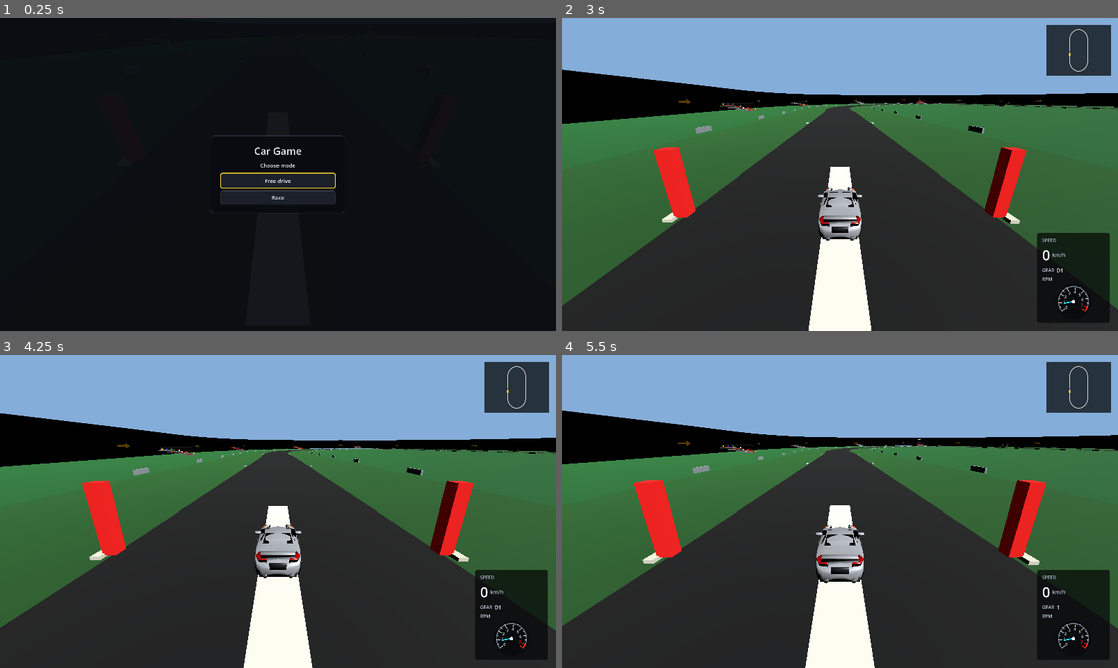
Above: before the commit, frames 1-4 (two rows, left to right).
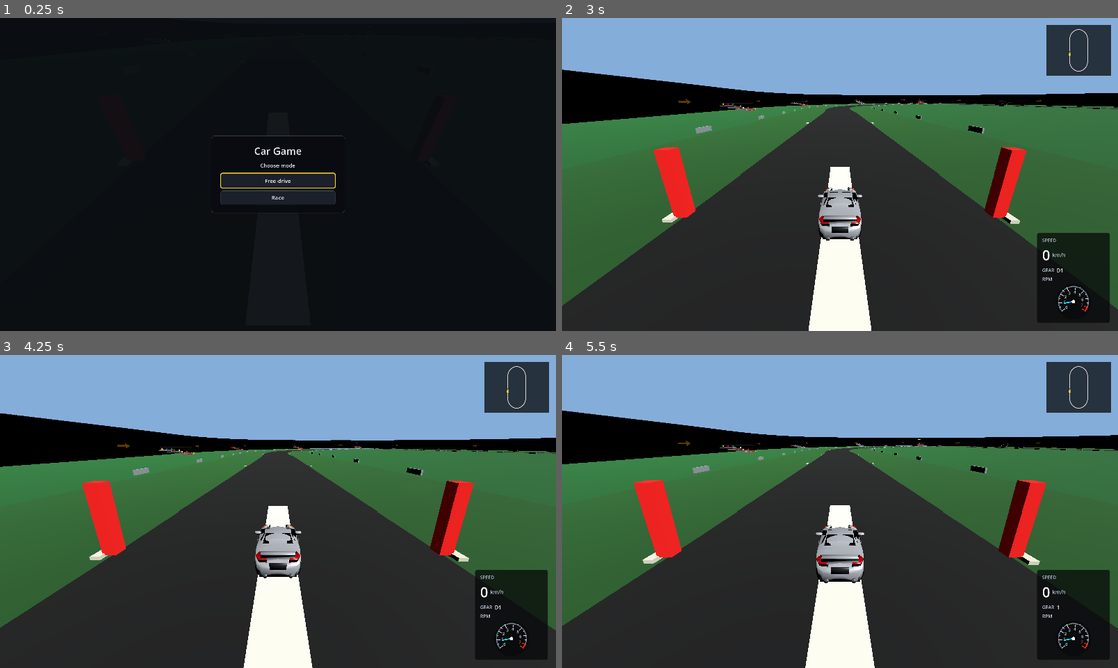
Above: after the commit, the same moments.

Repository: Dziuras98/car-game
Game: Godot game, scene res://scenes/startup.tscn
The game is run twice, just before and just after one commit, with the same random seed, the same clock (stepped at 60 frames per second) and the same inputs.
Inputs:
- Up to frame 1 (0.25 s): no input
- Up to frame 2 (3 s): click "Free drive" at 0.5 s; click "Simple oval" at 1.25 s; click "Nissan 370Z" at 2 s; click "370Z automatic" at 2.75 s
- Up to frame 3 (4.25 s): tap Enter at 3.5 s; hold Right (steer-right) from 3.53 s (still down); tap C (camera-back) at 3.6 s
- Up to frame 4 (5.5 s): release Right (steer-right) at 4.28 s; hold Down (brake) 4.28-5.03 s; tap T (switch-car) at 4.35 s; tap R (reset-car) at 5 s; hold Right (steer-right) from 5.03 s (still down); tap C (camera-back) at 5.1 s

The runs differ from the first frame. In frame 2, less than 0.1% of the frame differs, in the area x 0-95%, y 24-91%; in frame 3, less than 0.1%, in the area x 0-86%, y 26-87%; in frame 4, less than 0.1%.

Commit message:
Derive track width from curvature

Diff:
--- a/scripts/track/track_layout_builder.gd
+++ b/scripts/track/track_layout_builder.gd
@@ -4,6 +4,8 @@
 const DEFAULT_TRACK_LAYOUT: TrackLayoutResource = preload("res://resources/tracks/simple_oval.tres")
 const MIN_TRACK_WIDTH: float = 0.1
 const MAX_WIDTH_VARIATION: float = 0.45
+const MIN_CURVATURE_SEGMENT_LENGTH: float = 0.01
+const CURVATURE_FOR_FULL_WIDTH_VARIATION: float = 0.04
 
 
 func build(config: TrackGenerationConfig) -> TrackGeometryData:
@@ -36,7 +38,12 @@
 		var next: Vector3 = points[(index + 1) % point_count]
 		var tangent: Vector3 = (next - previous).normalized()
 		var side: Vector3 = Vector3(-tangent.z, 0.0, tangent.x).normalized()
-		var half_width: float = get_half_width(index, point_count, track_width, width_variation)
+		var curvature: float = _calculate_curvature(previous, current, next)
+		var half_width: float = get_half_width_for_curvature(
+			track_width,
+			width_variation,
+			curvature
+		)
 
 		geometry.forward_vectors.append(tangent)
 		geometry.right_vectors.append(side)
@@ -49,20 +56,41 @@
 	return geometry
 
 
-func get_half_width(index: int, point_count: int, track_width: float, width_variation: float) -> float:
+func get_half_width_for_curvature(
+	track_width: float,
+	width_variation: float,
+	curvature: float
+) -> float:
 	var safe_track_width: float = maxf(track_width, MIN_TRACK_WIDTH)
 	var safe_width_variation: float = clampf(width_variation, 0.0, MAX_WIDTH_VARIATION)
-	if point_count <= 0:
-		return safe_track_width * 0.5
-
-	var safe_index: int = ((index % point_count) + point_count) % point_count
-	var progress: float = float(safe_index) / float(point_count)
-	var turn_blend: float = maxf(
-		clampf(1.0 - absf(progress - 0.29) / 0.16, 0.0, 1.0),
-		clampf(1.0 - absf(progress - 0.79) / 0.16, 0.0, 1.0)
+	var safe_curvature: float = maxf(curvature, 0.0) if is_finite(curvature) else 0.0
+	var curvature_ratio: float = clampf(
+		safe_curvature / CURVATURE_FOR_FULL_WIDTH_VARIATION,
+		0.0,
+		1.0
 	)
+	var turn_blend: float = curvature_ratio * curvature_ratio * (3.0 - 2.0 * curvature_ratio)
 	var width_scale: float = 1.0 + turn_blend * safe_width_variation
 	return safe_track_width * clampf(width_scale, 0.7, 1.45) * 0.5
+
+
+func _calculate_curvature(previous: Vector3, current: Vector3, next: Vector3) -> float:
+	var incoming: Vector3 = current - previous
+	var outgoing: Vector3 = next - current
+	incoming.y = 0.0
+	outgoing.y = 0.0
+	var incoming_length: float = incoming.length()
+	var outgoing_length: float = outgoing.length()
+	if incoming_length < MIN_CURVATURE_SEGMENT_LENGTH or outgoing_length < MIN_CURVATURE_SEGMENT_LENGTH:
+		return 0.0
+	var direction_dot: float = clampf(
+		incoming.normalized().dot(outgoing.normalized()),
+		-1.0,
+		1.0
+	)
+	var turn_angle: float = acos(direction_dot)
+	var average_segment_length: float = (incoming_length + outgoing_length) * 0.5
+	return turn_angle / maxf(average_segment_length, MIN_CURVATURE_SEGMENT_LENGTH)
 
 
 func _sample_track_points(
